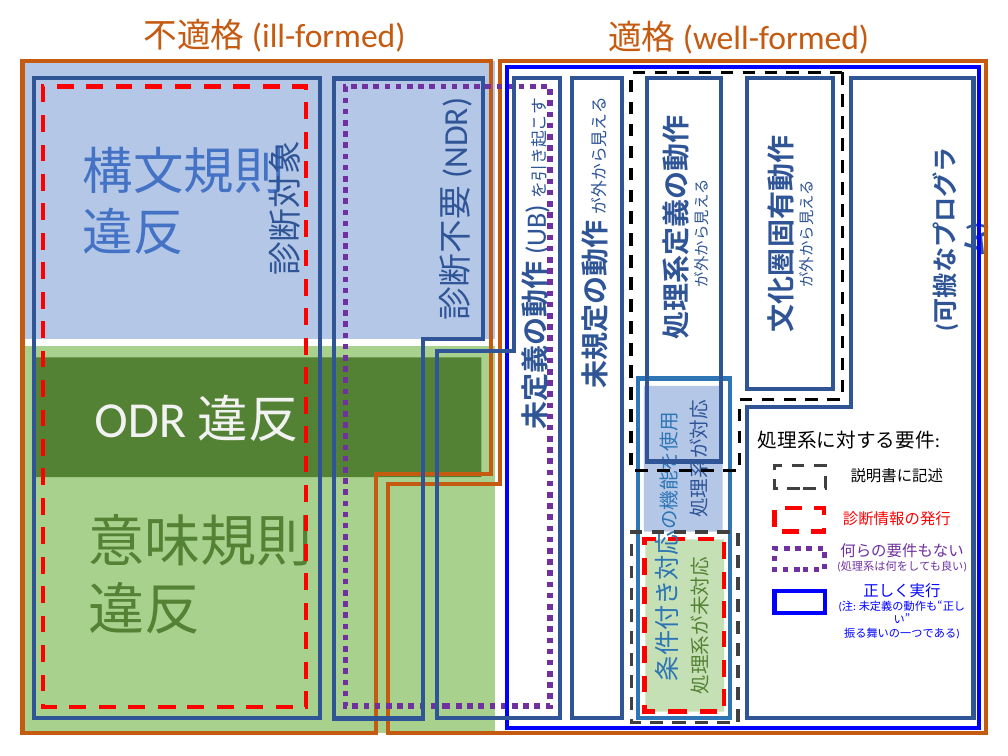
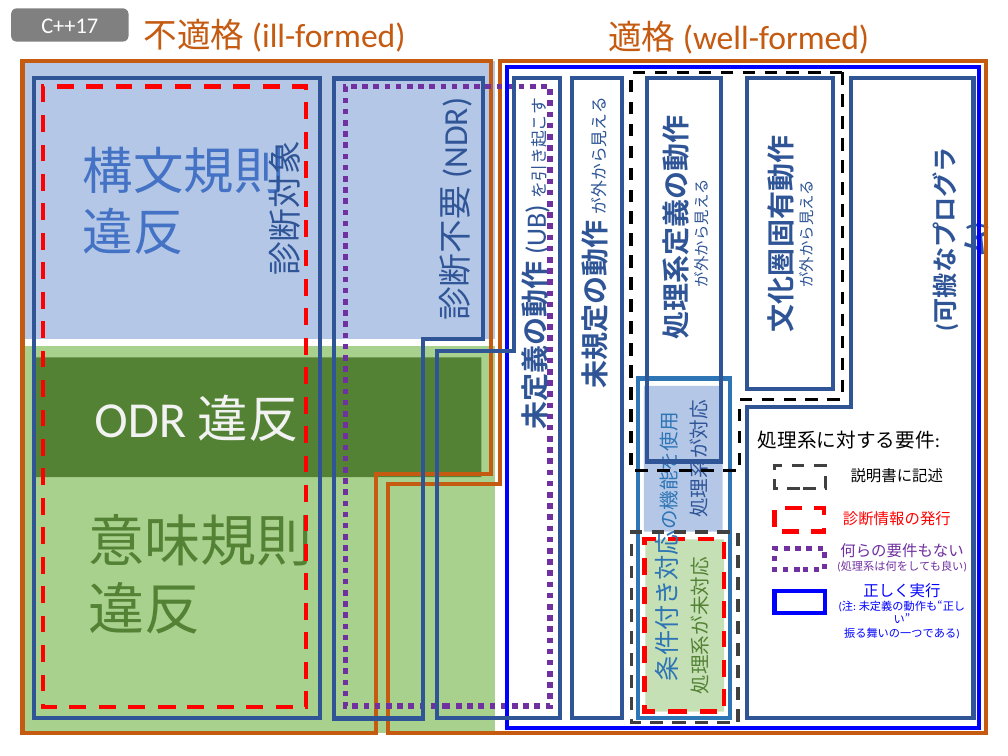
Before and after one commit to cpprefjp/image, a slide deck: slide 3 of implementation-compliance/overview.pptx (slide 1 before the commit). Drawn at 1008x756 pixels with LibreOffice and Linux fonts; fonts in the diff are those of the drawing. Boxes give left, top, right and bottom in pixels: in the first picture for what was removed or moved away, otherwise in the second. Text is boxed around its words. In the diff, an @@ line names an element or a change of style, - is before the commit and + after.

```diff
--- a/implementation-compliance/overview.pptx
+++ b/implementation-compliance/overview.pptx
@@ rounded rectangle added at [11,8,129,41], fill #808080, 16 pt, text #FFFFFF @@
+C++17
```
Also in this commit, not shown: 4 slides added, 1 other file.
